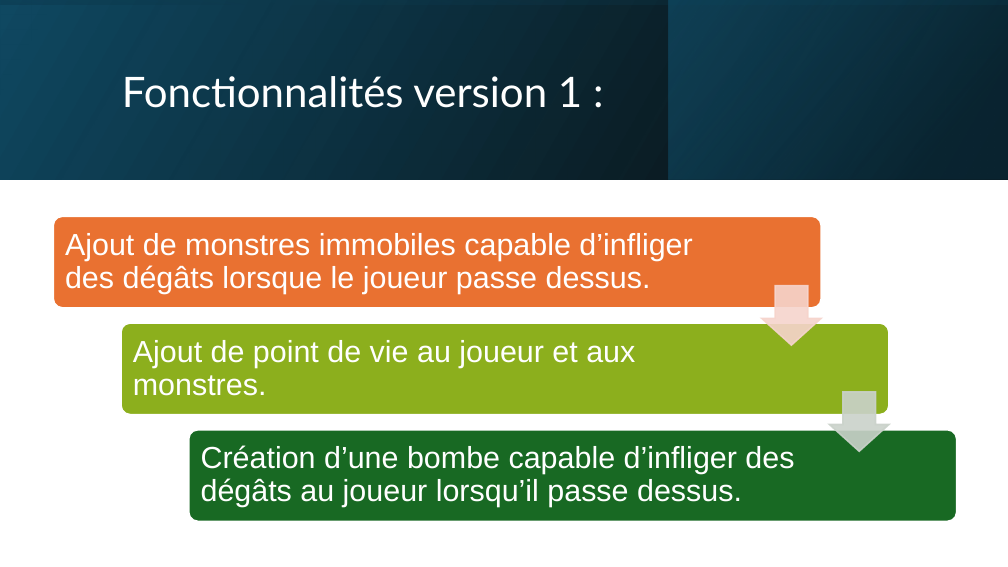
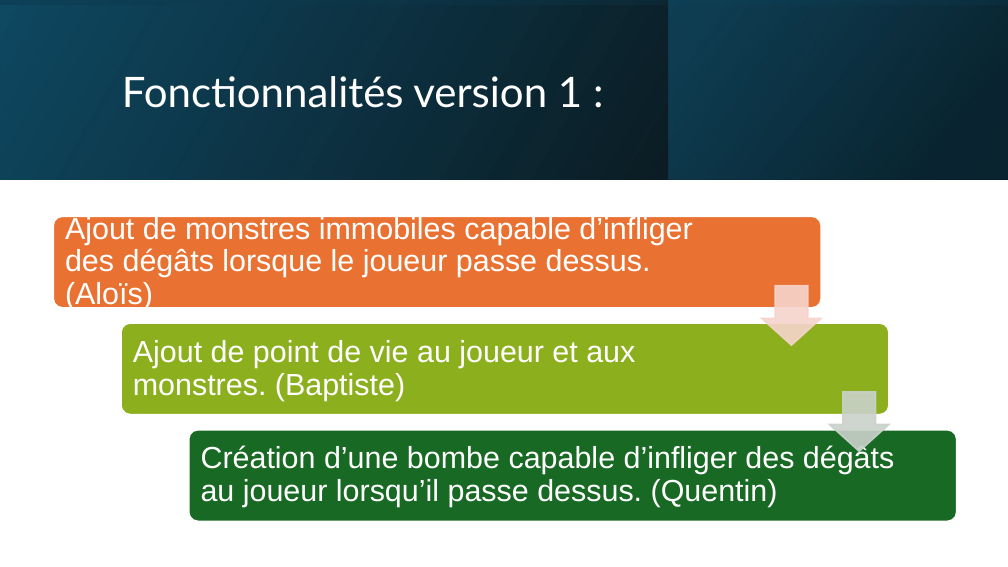
Before and after one commit to Packingdustry/2024_Zeldiablo_massoncl1u_delaborde2u_e2074u_marti1228u_e2920u, a slide deck: slide 2 of SAE_2.01.pptx. Drawn at 1008x567 pixels with LibreOffice and Linux fonts; fonts in the diff are those of the drawing. Boxes give left, top, right and bottom in pixels: in the first picture for what was removed or moved away, otherwise in the second. Text is boxed around its words. In the diff, an @@ line names an element or a change of style, - is before the commit and + after.

Commit message:
modif powerPoint

```diff
--- a/SAE_2.01.pptx
+++ b/SAE_2.01.pptx
@@ text at (65,214,692,310): text changed @@
-Ajout de monstres immobiles capable d’infliger des dégâts lorsque le joueur passe dessus.
+Ajout de monstres immobiles capable d’infliger des dégâts lorsque le joueur passe dessus. (Aloïs)
@@ text at (133,340,635,401): text changed @@
-Ajout de point de vie au joueur et aux monstres.
+Ajout de point de vie au joueur et aux monstres. (Baptiste)
@@ text at (201,444,894,507): text changed @@
-Création d’une bombe capable d’infliger des dégâts au joueur lorsqu’il passe dessus.
+Création d’une bombe capable d’infliger des dégâts au joueur lorsqu’il passe dessus. (Quentin)
```
Also in this commit, not shown: 3 other slides changed, 1 slide added, 1 other file.
